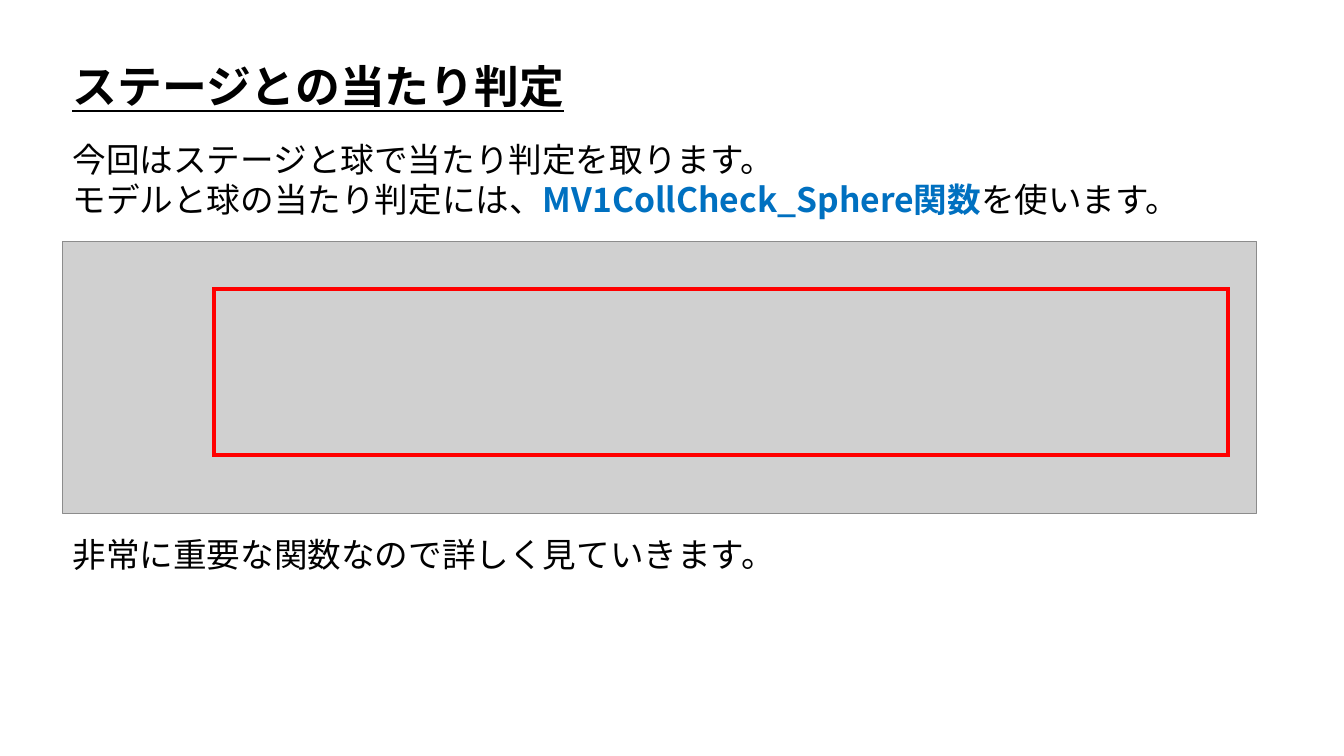
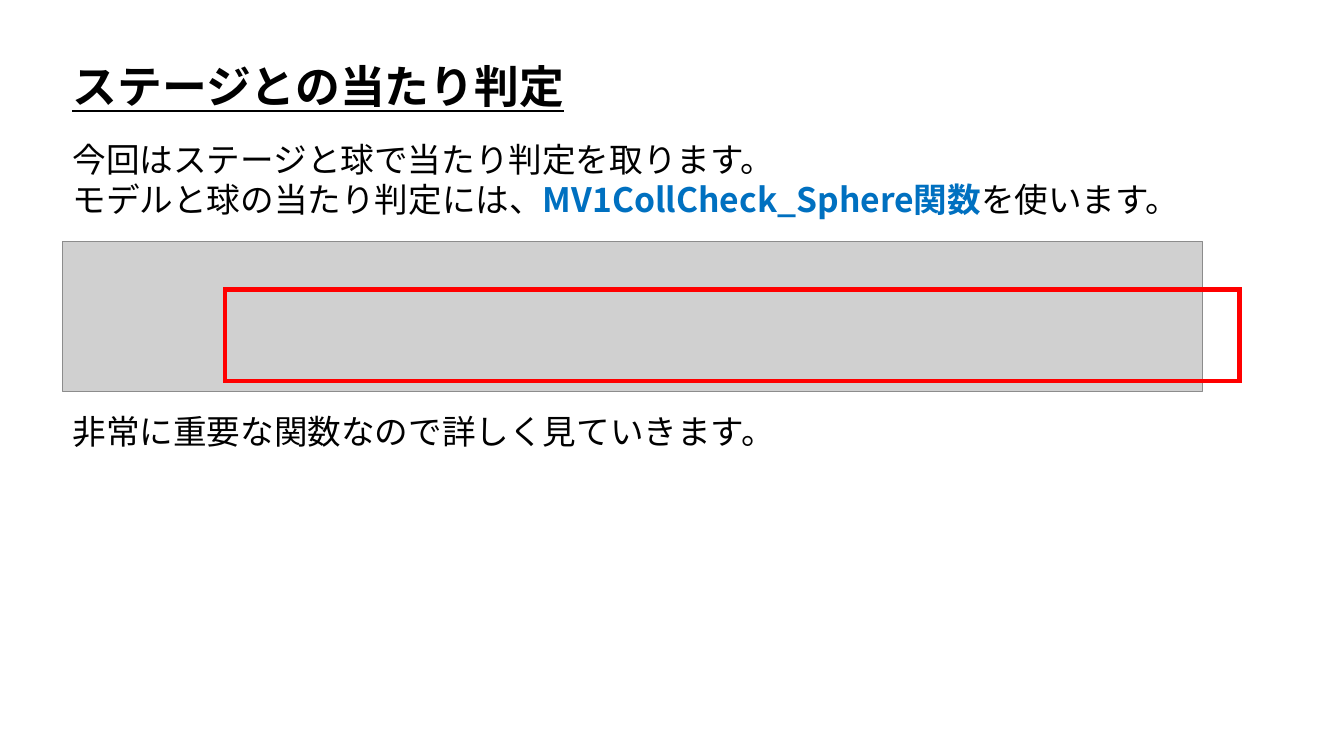
Before and after one commit to ArakiYusuke-Ohara/Textbook, a slide deck: slide 7 of ゲーム科2年/00_前期/ゲーム開発Ⅱ/00_ステージとの当たり判定.pptx. Drawn at 1344x756 pixels with LibreOffice and Linux fonts; fonts in the diff are those of the drawing; grey boxes stand for pictures. Boxes give left, top, right and bottom in pixels: in the first picture for what was removed or moved away, otherwise in the second. Text is boxed around its words. In the diff, an @@ line names an element or a change of style, - is before the commit and + after.

```diff
--- a/ゲーム科2年/00_前期/ゲーム開発Ⅱ/00_ステージとの当たり判定.pptx
+++ b/ゲーム科2年/00_前期/ゲーム開発Ⅱ/00_ステージとの当たり判定.pptx
@@ picture: place and size @@
-picture at [63,241,1257,513]
+picture at [63,241,1203,391]
@@ rectangle: place and size @@
-rectangle at [214,289,1228,456]
+rectangle at [225,289,1239,381]
@@ text "非常に重要な関数なので詳しく見ていきます。": place and size @@
-text "非常に重要な関数なので詳しく見ていきます。" at [73,538,775,570]
+text "非常に重要な関数なので詳しく見ていきます。" at [73,415,775,447]
```
Also in this commit, not shown: 1 slide added, 3 other files.
